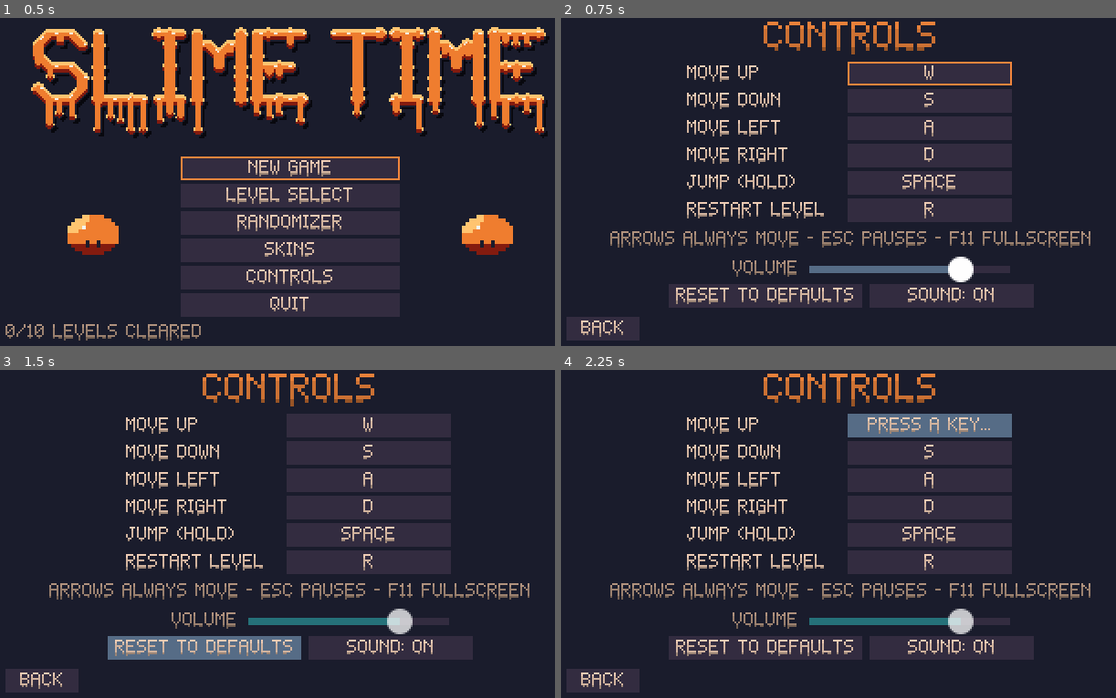
Above: before the commit, frames 1-4 (two rows, left to right).
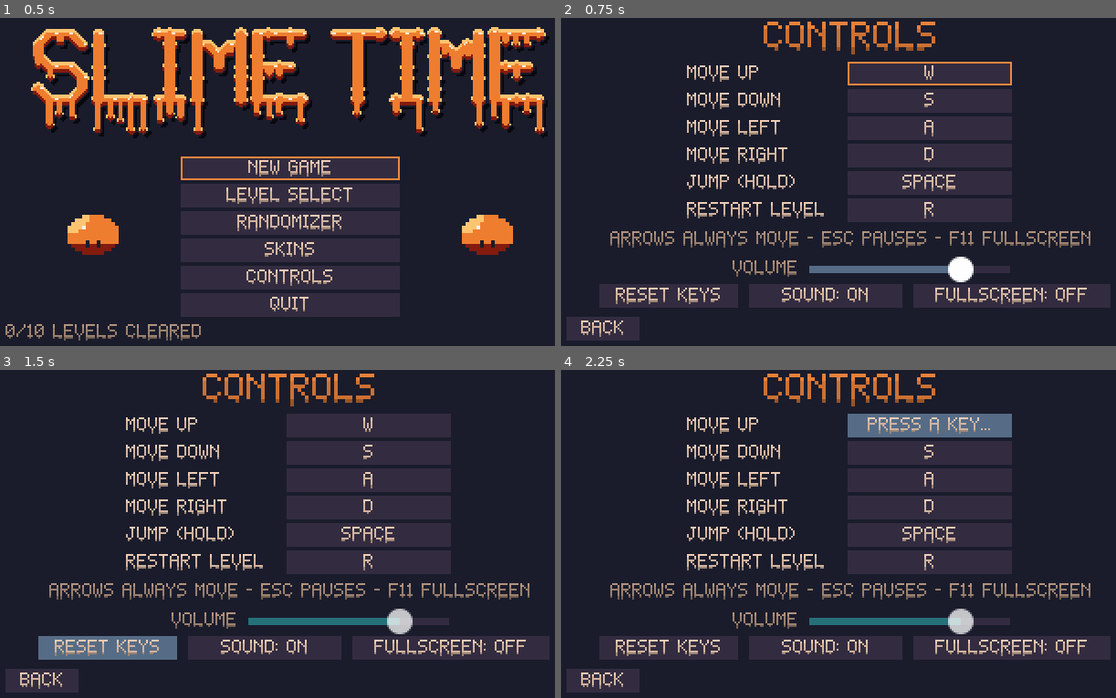
Above: after the commit, the same moments.

Repository: AveryBlue-GD/slime-time
Game: Godot game, scene res://scenes/title.tscn
Two runs of this game, one before a commit and one after it. Both use one fixed random seed, a clock stepped at 60 frames per second and the inputs below.
Inputs:
- Up to frame 1 (0.5 s): no input
- Up to frame 2 (0.75 s): click "CONTROLS" at 0.5 s
- Up to frame 3 (1.5 s): click "RESET TO DEFAULTS" (after the commit: "RESET KEYS") at 1.25 s
- Up to frame 4 (2.25 s): click "W" at 2 s

Frame 1 is identical in both runs. In frame 2, 3.2% of the frame differs, in the area x 6-100%, y 81-89%; in frame 3, 4.3%; in frame 4, 3.2%.

Commit message:
Fullscreen button on the controls screen
Co-Authored-By: Claude Opus 5.5 <noreply@anthropic.com>

Diff:
--- a/scripts/progress.gd
+++ b/scripts/progress.gd
@@ -76,9 +76,16 @@
 ## F11 toggles fullscreen anywhere in the game (desktop and browser).
 func _unhandled_input(event: InputEvent) -> void:
 	if event.is_action_pressed("toggle_fullscreen"):
-		var full := DisplayServer.window_get_mode() == DisplayServer.WINDOW_MODE_FULLSCREEN
-		DisplayServer.window_set_mode(DisplayServer.WINDOW_MODE_WINDOWED if full else DisplayServer.WINDOW_MODE_FULLSCREEN)
+		toggle_fullscreen()
 		get_viewport().set_input_as_handled()
+
+
+func is_fullscreen() -> bool:
+	return DisplayServer.window_get_mode() == DisplayServer.WINDOW_MODE_FULLSCREEN
+
+
+func toggle_fullscreen() -> void:
+	DisplayServer.window_set_mode(DisplayServer.WINDOW_MODE_WINDOWED if is_fullscreen() else DisplayServer.WINDOW_MODE_FULLSCREEN)
 
 
 func load_progress() -> void:
--- a/scripts/ui/controls.gd
+++ b/scripts/ui/controls.gd
@@ -1,6 +1,6 @@
 extends Control
 
-## Key remapping (plus the sound on/off switch). Click an action's key, then press the new key
+## Key remapping (plus sound on/off, volume and fullscreen). Click an action's key, then press the new key
 ## (Esc cancels). If the key was already used by another action, the two actions swap keys.
 
 const ACTION_NAMES := {
@@ -11,6 +11,7 @@
 var key_buttons := {}
 var waiting_for := ""
 var sound_button: Button
+var fullscreen_button: Button
 
 
 func _ready() -> void:
@@ -38,11 +39,14 @@
 	note.set_anchors_and_offsets_preset(Control.PRESET_TOP_WIDE)
 	note.offset_top = 117
 	note.offset_bottom = 127
-	var reset := UIKit.make_button("RESET TO DEFAULTS", _on_reset, Vector2(100, 13))
-	reset.position = Vector2(60, 146)
-	sound_button = UIKit.make_button("", _toggle_sound, Vector2(90, 13))
-	sound_button.position = Vector2(170, 146)
+	var reset := UIKit.make_button("RESET KEYS", _on_reset, Vector2(76, 13))
+	reset.position = Vector2(22, 146)
+	sound_button = UIKit.make_button("", _toggle_sound, Vector2(84, 13))
+	sound_button.position = Vector2(104, 146)
 	add_child(sound_button)
+	fullscreen_button = UIKit.make_button("", func() -> void: Progress.toggle_fullscreen(), Vector2(108, 13))
+	fullscreen_button.position = Vector2(194, 146)
+	add_child(fullscreen_button)
 	_refresh_sound()
 	add_child(reset)
 	var volume_row := UIKit.make_volume_slider(110.0)
@@ -54,6 +58,11 @@
 func _refresh() -> void:
 	for action: String in key_buttons:
 		key_buttons[action].text = Progress.key_name(Progress.bindings[action])
+
+
+## Keeps the fullscreen label right whether it was toggled here or with F11.
+func _process(_delta: float) -> void:
+	fullscreen_button.text = "FULLSCREEN: " + ("ON" if Progress.is_fullscreen() else "OFF")
 
 
 func _toggle_sound() -> void:
